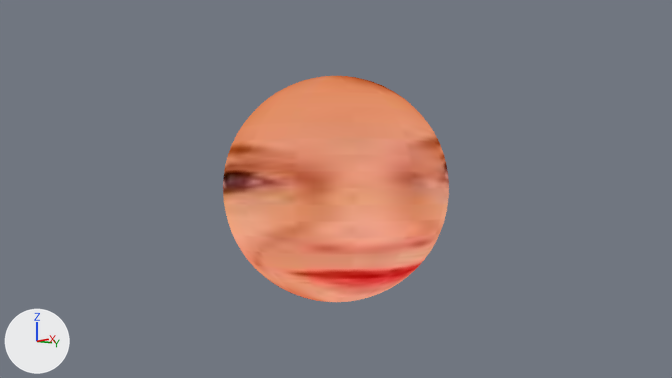
Renders of the Blender file itsorbinTime.blend from each side of a commit.
Both versions are drawn from the file's camera 'Camera'. Every picture has the same lights, and +X, +Y and +Z are marked at lower left.
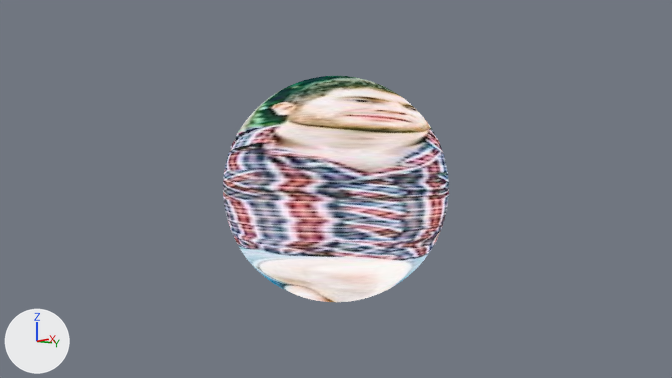
Commit message: morbing time

Boxes (x1, y1, x2, y2) around the edits, measured in the pictures (672 x 378 px):
'Sphere', surface changed: (223, 76, 449, 302) in both

Patch to the scene script:
```diff
--- a/itsorbinTime.blend.py
+++ b/itsorbinTime.blend.py
@@ img_lorain_band_2_png @@
+img_lorain_band_2_png = load_image('lorain-band-2.png', '_unpacked/lorain-band-2.png', 600, 399, 'sRGB')
@@ mat_material_001 @@
 n1 = _N.new('ShaderNodeTexImage'); n1.name = 'Image Texture'
-n1.image = img_rowling_png
+n1.image = img_lorain_band_2_png
 _L.new(n1.outputs[0], n0.inputs[0])  # 'Color' to 'Surface'
@@ me_sphere @@
 me_sphere.from_pydata(...)  # 994 vertices, 1024 faces; spans x -1.0..1.0, y -1.0..1.0, z -1.0..1.0
 # used by ob_sphere; location = (0.0, 0.0, 0.0); rotation_euler = (0.0, 0.0, 0.1), in degrees (0, 0, 5.7)
+# me_sphere part 1: texture (UV) coordinates of 1024 of 1024 faces, centred in x -0.99..0.99, y -0.99..0.99, z -1.0..1.0, changed; they spanned u 0.26..0.7, v 0.19..0.79 and now span u 0.36..0.61, v 0.09..0.9
 me_sphere.materials.append(mat_material_001)
```
